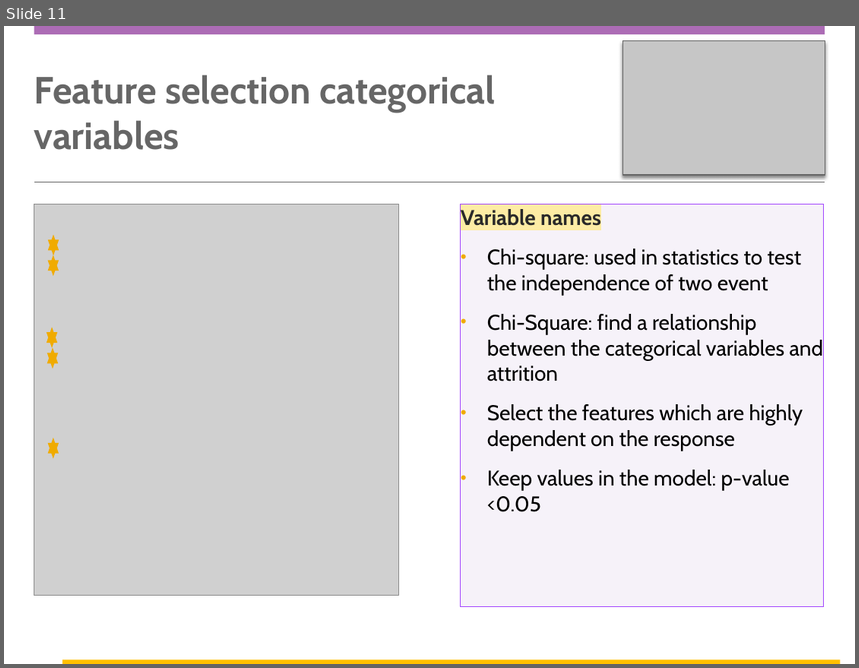
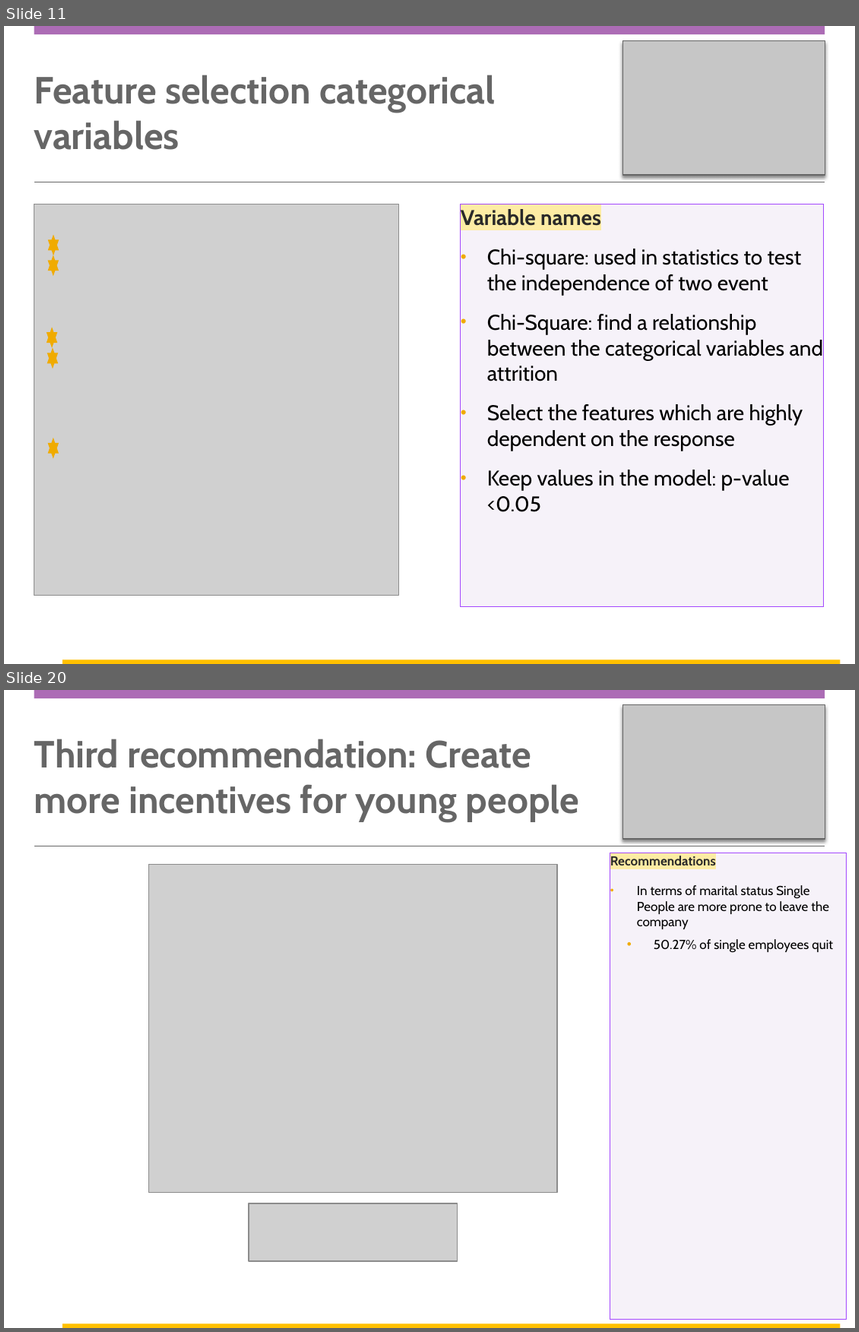
Before and after one commit to carlosAtestevez/CaseStudy2DDS, a slide deck: DDSAnalytics Presentation.pptx. Shown one above the other, each under a label of ours: slide 11 before the commit, slides 11 and 20 after it; the slides between them are not shown. The pictures are 859x668 and 859x1332 pixels, drawn with LibreOffice and Linux fonts; fonts in the diff are those of the drawing; grey boxes stand for pictures; background and template pictures are left out. Boxes give left, top, right and bottom in pixels: in the first picture for what was removed or moved away, otherwise in the second. Text is boxed around its words. In the diff, an @@ line names an element or a change of style, - is before the commit and + after.

```diff
--- a/DDSAnalytics Presentation.pptx
+++ b/DDSAnalytics Presentation.pptx
@@ slide 20 added at [4,690,855,1328], background #FFFFFF; not listed: 5 template elements that a slide beside it also shows @@
@@ title added at [34,739,579,821], 32 pt, text #666666, bold @@
+Third recommendation: Create more incentives for young people
@@ picture added at [148,865,557,1192] @@
@@ rectangle added at [610,853,847,1319], fill #7030A0 at 6% opacity, outline #A348FE 0.75 pt, 11 pt, text #000000 @@
+Recommendations
+• In terms of marital status Single People are more prone to leave the company
+  • 50.27% of single employees quit
@@ picture added at [248,1204,457,1262] @@
```
Also in this commit, not shown: 11 slides changed, 5 other slides added, 6 other files.
